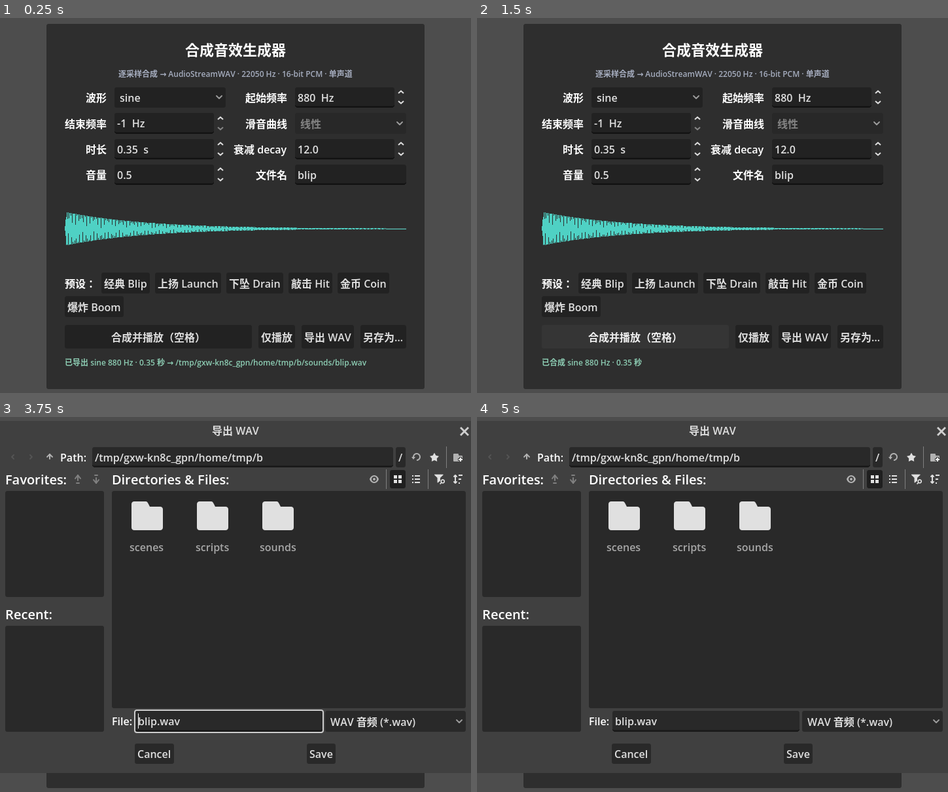
Above: before the commit, frames 1-4 (two rows, left to right).
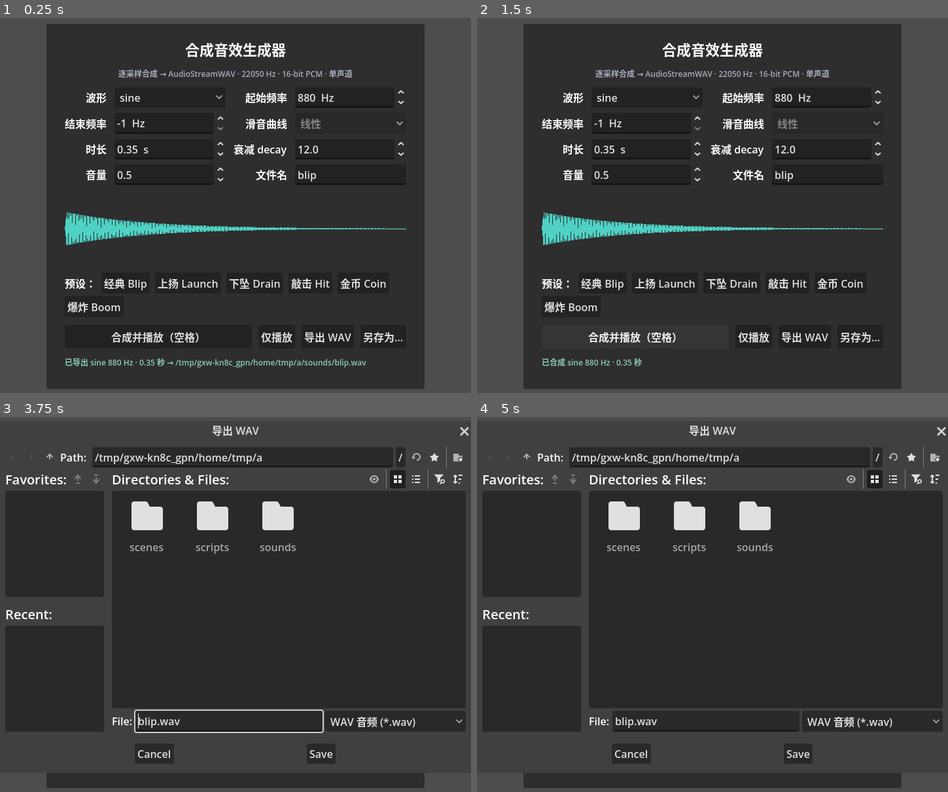
Above: after the commit, the same moments.

Repository: utwoo/godot-AudioStreamWAVCreator
Game: Godot game, scene res://scenes/main.tscn
Same seed, same stepped clock (60 frames per second), same inputs: the game is played once before the commit and once after it.
Inputs:
- Up to frame 1 (0.25 s): no input
- Up to frame 2 (1.5 s): click "sine" at 0.5 s; click "合成并播放（空格）" at 1.25 s
- Up to frame 3 (3.75 s): click "仅播放" at 2 s; click "导出 WAV" at 2.75 s; click "另存为…" at 3.5 s
- Up to frame 4 (5 s): click "上扬 Launch" at 4.25 s

The runs differ from the first frame. In frame 1, 0.1% of the frame differs, in the area x 63-78%, y 90-94%; in frame 2, nothing differs; in frame 3, less than 0.1%; in frame 4, less than 0.1%.

Commit message:
use system file dialog

Diff:
--- a/scenes/main.tscn
+++ b/scenes/main.tscn
@@ -1,9 +1,9 @@
-[gd_scene load_steps=3 format=3]
-
-[ext_resource type="Script" path="res://scripts/main.gd" id="1_main"]
-[ext_resource type="Script" path="res://scripts/wave_view.gd" id="2_waveview"]
-
-[node name="Main" type="Control"]
+[gd_scene format=3 uid="uid://2g35chcf6fv2"]
+
+[ext_resource type="Script" uid="uid://q2bex3q55k12" path="res://scripts/main.gd" id="1_main"]
+[ext_resource type="Script" uid="uid://cevehragnwta5" path="res://scripts/wave_view.gd" id="2_waveview"]
+
+[node name="Main" type="Control" unique_id=1452099391]
 layout_mode = 3
 anchors_preset = 15
 anchor_right = 1.0
@@ -12,7 +12,7 @@
 grow_vertical = 2
 script = ExtResource("1_main")
 
-[node name="Center" type="CenterContainer" parent="."]
+[node name="Center" type="CenterContainer" parent="." unique_id=1344388581]
 layout_mode = 1
 anchors_preset = 15
 anchor_right = 1.0
@@ -20,98 +20,96 @@
 grow_horizontal = 2
 grow_vertical = 2
 
-[node name="Panel" type="PanelContainer" parent="Center"]
-layout_mode = 2
-
-[node name="Margin" type="MarginContainer" parent="Center/Panel"]
+[node name="Panel" type="PanelContainer" parent="Center" unique_id=483632249]
+layout_mode = 2
+
+[node name="Margin" type="MarginContainer" parent="Center/Panel" unique_id=1778921819]
 layout_mode = 2
 theme_override_constants/margin_left = 28
 theme_override_constants/margin_top = 22
 theme_override_constants/margin_right = 28
 theme_override_constants/margin_bottom = 22
 
-[node name="VBox" type="VBoxContainer" parent="Center/Panel/Margin"]
+[node name="VBox" type="VBoxContainer" parent="Center/Panel/Margin" unique_id=737240880]
 layout_mode = 2
 theme_override_constants/separation = 12
 
-[node name="Title" type="Label" parent="Center/Panel/Margin/VBox"]
+[node name="Title" type="Label" parent="Center/Panel/Margin/VBox" unique_id=127383514]
 layout_mode = 2
 theme_override_font_sizes/font_size = 22
 text = "合成音效生成器"
 horizontal_alignment = 1
 
-[node name="Subtitle" type="Label" parent="Center/Panel/Margin/VBox"]
+[node name="Subtitle" type="Label" parent="Center/Panel/Margin/VBox" unique_id=1288342994]
 layout_mode = 2
 theme_override_colors/font_color = Color(0.65, 0.68, 0.75, 1)
 theme_override_font_sizes/font_size = 12
 text = "逐采样合成 → AudioStreamWAV · 22050 Hz · 16-bit PCM · 单声道"
 horizontal_alignment = 1
 
-[node name="Grid" type="GridContainer" parent="Center/Panel/Margin/VBox"]
+[node name="Grid" type="GridContainer" parent="Center/Panel/Margin/VBox" unique_id=1031724874]
 layout_mode = 2
 theme_override_constants/h_separation = 12
 theme_override_constants/v_separation = 8
 columns = 4
 
-[node name="LWave" type="Label" parent="Center/Panel/Margin/VBox/Grid"]
-layout_mode = 2
-vertical_alignment = 1
-horizontal_alignment = 2
+[node name="LWave" type="Label" parent="Center/Panel/Margin/VBox/Grid" unique_id=555191702]
+layout_mode = 2
 text = "波形"
-
-[node name="Wave" type="OptionButton" parent="Center/Panel/Margin/VBox/Grid"]
+horizontal_alignment = 2
+vertical_alignment = 1
+
+[node name="Wave" type="OptionButton" parent="Center/Panel/Margin/VBox/Grid" unique_id=750366678]
 custom_minimum_size = Vector2(170, 0)
 layout_mode = 2
 tooltip_text = "sine 柔和 / square 刺（机械感）/ tri 介于两者 / saw 明亮锋利 / noise 白噪声（与音高无关）"
 
-[node name="LFreq" type="Label" parent="Center/Panel/Margin/VBox/Grid"]
-layout_mode = 2
-vertical_alignment = 1
-horizontal_alignment = 2
+[node name="LFreq" type="Label" parent="Center/Panel/Margin/VBox/Grid" unique_id=906063591]
+layout_mode = 2
 text = "起始频率"
-
-[node name="Freq" type="SpinBox" parent="Center/Panel/Margin/VBox/Grid"]
+horizontal_alignment = 2
+vertical_alignment = 1
+
+[node name="Freq" type="SpinBox" parent="Center/Panel/Margin/VBox/Grid" unique_id=1507193512]
 custom_minimum_size = Vector2(170, 0)
 layout_mode = 2
 max_value = 8000.0
-step = 1.0
 value = 880.0
 suffix = " Hz"
 
-[node name="LFreqEnd" type="Label" parent="Center/Panel/Margin/VBox/Grid"]
-layout_mode = 2
-vertical_alignment = 1
-horizontal_alignment = 2
+[node name="LFreqEnd" type="Label" parent="Center/Panel/Margin/VBox/Grid" unique_id=1036788828]
+layout_mode = 2
 text = "结束频率"
-
-[node name="FreqEnd" type="SpinBox" parent="Center/Panel/Margin/VBox/Grid"]
+horizontal_alignment = 2
+vertical_alignment = 1
+
+[node name="FreqEnd" type="SpinBox" parent="Center/Panel/Margin/VBox/Grid" unique_id=887502339]
 custom_minimum_size = Vector2(170, 0)
 layout_mode = 2
 tooltip_text = "大于 0 时从起始频率滑到该频率（上扬/下坠音效）；≤ 0 表示不滑音"
 min_value = -1.0
 max_value = 8000.0
-step = 1.0
 value = -1.0
 suffix = " Hz"
 
-[node name="LCurve" type="Label" parent="Center/Panel/Margin/VBox/Grid"]
-layout_mode = 2
-vertical_alignment = 1
-horizontal_alignment = 2
+[node name="LCurve" type="Label" parent="Center/Panel/Margin/VBox/Grid" unique_id=1572612408]
+layout_mode = 2
 text = "滑音曲线"
-
-[node name="Curve" type="OptionButton" parent="Center/Panel/Margin/VBox/Grid"]
+horizontal_alignment = 2
+vertical_alignment = 1
+
+[node name="Curve" type="OptionButton" parent="Center/Panel/Margin/VBox/Grid" unique_id=475870177]
 custom_minimum_size = Vector2(170, 0)
 layout_mode = 2
 tooltip_text = "线性：频率匀速变化；指数：按音高等比变化，听感更均匀自然（需结束频率 > 0）"
 
-[node name="LDur" type="Label" parent="Center/Panel/Margin/VBox/Grid"]
-layout_mode = 2
-vertical_alignment = 1
-horizontal_alignment = 2
+[node name="LDur" type="Label" parent="Center/Panel/Margin/VBox/Grid" unique_id=253208554]
+layout_mode = 2
 text = "时长"
-
-[node name="Dur" type="SpinBox" parent="Center/Panel/Margin/VBox/Grid"]
+horizontal_alignment = 2
+vertical_alignment = 1
+
+[node name="Dur" type="SpinBox" parent="Center/Panel/Margin/VBox/Grid" unique_id=1688784710]
 custom_minimum_size = Vector2(170, 0)
 layout_mode = 2
 min_value = 0.05
@@ -120,13 +118,13 @@
 value = 0.35
 suffix = " s"
 
-[node name="LDecay" type="Label" parent="Center/Panel/Margin/VBox/Grid"]
-layout_mode = 2
-vertical_alignment = 1
-horizontal_alignment = 2
+[node name="LDecay" type="Label" parent="Center/Panel/Margin/VBox/Grid" unique_id=1962500551]
+layout_mode = 2
 text = "衰减 decay"
-
-[node name="Decay" type="SpinBox" parent="Center/Panel/Margin/VBox/Grid"]
+horizontal_alignment = 2
+vertical_alignment = 1
+
+[node name="Decay" type="SpinBox" parent="Center/Panel/Margin/VBox/Grid" unique_id=819561859]
 custom_minimum_size = Vector2(170, 0)
 layout_mode = 2
 tooltip_text = "指数衰减速率，越大声音消失越快"
@@ -135,73 +133,73 @@
 step = 0.5
 value = 12.0
 
-[node name="LVol" type="Label" parent="Center/Panel/Margin/VBox/Grid"]
-layout_mode = 2
-vertical_alignment = 1
-horizontal_alignment = 2
+[node name="LVol" type="Label" parent="Center/Panel/Margin/VBox/Grid" unique_id=903612095]
+layout_mode = 2
 text = "音量"
-
-[node name="Vol" type="SpinBox" parent="Center/Panel/Margin/VBox/Grid"]
+horizontal_alignment = 2
+vertical_alignment = 1
+
+[node name="Vol" type="SpinBox" parent="Center/Panel/Margin/VBox/Grid" unique_id=534182214]
 custom_minimum_size = Vector2(170, 0)
 layout_mode = 2
 max_value = 1.0
 step = 0.05
 value = 0.5
 
-[node name="LFileName" type="Label" parent="Center/Panel/Margin/VBox/Grid"]
-layout_mode = 2
-vertical_alignment = 1
-horizontal_alignment = 2
+[node name="LFileName" type="Label" parent="Center/Panel/Margin/VBox/Grid" unique_id=1799471173]
+layout_mode = 2
 text = "文件名"
-
-[node name="FileName" type="LineEdit" parent="Center/Panel/Margin/VBox/Grid"]
+horizontal_alignment = 2
+vertical_alignment = 1
+
+[node name="FileName" type="LineEdit" parent="Center/Panel/Margin/VBox/Grid" unique_id=1644351683]
 custom_minimum_size = Vector2(170, 0)
 layout_mode = 2
 tooltip_text = "快速导出到 sounds/<文件名>.wav，只保留字母、数字、-、_"
 text = "blip"
 placeholder_text = "默认 blip"
 
-[node name="WaveView" type="Control" parent="Center/Panel/Margin/VBox"]
+[node name="WaveView" type="Control" parent="Center/Panel/Margin/VBox" unique_id=576899341]
 custom_minimum_size = Vector2(0, 110)
 layout_mode = 2
 script = ExtResource("2_waveview")
 
-[node name="Presets" type="HFlowContainer" parent="Center/Panel/Margin/VBox"]
+[node name="Presets" type="HFlowContainer" parent="Center/Panel/Margin/VBox" unique_id=1343765474]
 layout_mode = 2
 size_flags_horizontal = 3
 theme_override_constants/h_separation = 8
 
-[node name="LPresets" type="Label" parent="Center/Panel/Margin/VBox/Presets"]
-layout_mode = 2
-vertical_alignment = 1
+[node name="LPresets" type="Label" parent="Center/Panel/Margin/VBox/Presets" unique_id=2026333428]
+layout_mode = 2
 text = "预设："
-
-[node name="Buttons" type="HBoxContainer" parent="Center/Panel/Margin/VBox"]
+vertical_alignment = 1
+
+[node name="Buttons" type="HBoxContainer" parent="Center/Panel/Margin/VBox" unique_id=1666625949]
 layout_mode = 2
 theme_override_constants/separation = 10
 
-[node name="PlayButton" type="Button" parent="Center/Panel/Margin/VBox/Buttons"]
+[node name="PlayButton" type="Button" parent="Center/Panel/Margin/VBox/Buttons" unique_id=1572790158]
 custom_minimum_size = Vector2(0, 36)
 layout_mode = 2
 size_flags_horizontal = 3
 text = "合成并播放（空格）"
 
-[node name="PlayOnlyButton" type="Button" parent="Center/Panel/Margin/VBox/Buttons"]
+[node name="PlayOnlyButton" type="Button" parent="Center/Panel/Margin/VBox/Buttons" unique_id=1262210680]
 custom_minimum_size = Vector2(0, 36)
 layout_mode = 2
 text = "仅播放"
 
-[node name="ExportButton" type="Button" parent="Center/Panel/Margin/VBox/Buttons"]
+[node name="ExportButton" type="Button" parent="Center/Panel/Margin/VBox/Buttons" unique_id=274928148]
 custom_minimum_size = Vector2(0, 36)
 layout_mode = 2
 text = "导出 WAV"
 
-[node name="SaveAsButton" type="Button" parent="Center/Panel/Margin/VBox/Buttons"]
+[node name="SaveAsButton" type="Button" parent="Center/Panel/Margin/VBox/Buttons" unique_id=964663592]
 custom_minimum_size = Vector2(0, 36)
 layout_mode = 2
 text = "另存为…"
 
-[node name="Info" type="Label" parent="Center/Panel/Margin/VBox"]
+[node name="Info" type="Label" parent="Center/Panel/Margin/VBox" unique_id=805385880]
 custom_minimum_size = Vector2(0, 28)
 layout_mode = 2
 theme_override_colors/font_color = Color(0.55, 0.8, 0.7, 1)
@@ -209,4 +207,4 @@
 text = "生成中…"
 autowrap_mode = 3
 
-[node name="Player" type="AudioStreamPlayer" parent="."]
+[node name="Player" type="AudioStreamPlayer" parent="." unique_id=1136416634]
--- a/scripts/main.gd
+++ b/scripts/main.gd
@@ -176,6 +176,7 @@
 	if _stream == null:
 		return
 	_save_dialog.current_file = _clean_name() + ".wav"
+	_save_dialog.use_native_dialog = true
 	_save_dialog.popup_centered(Vector2i(760, 500))
 
 
